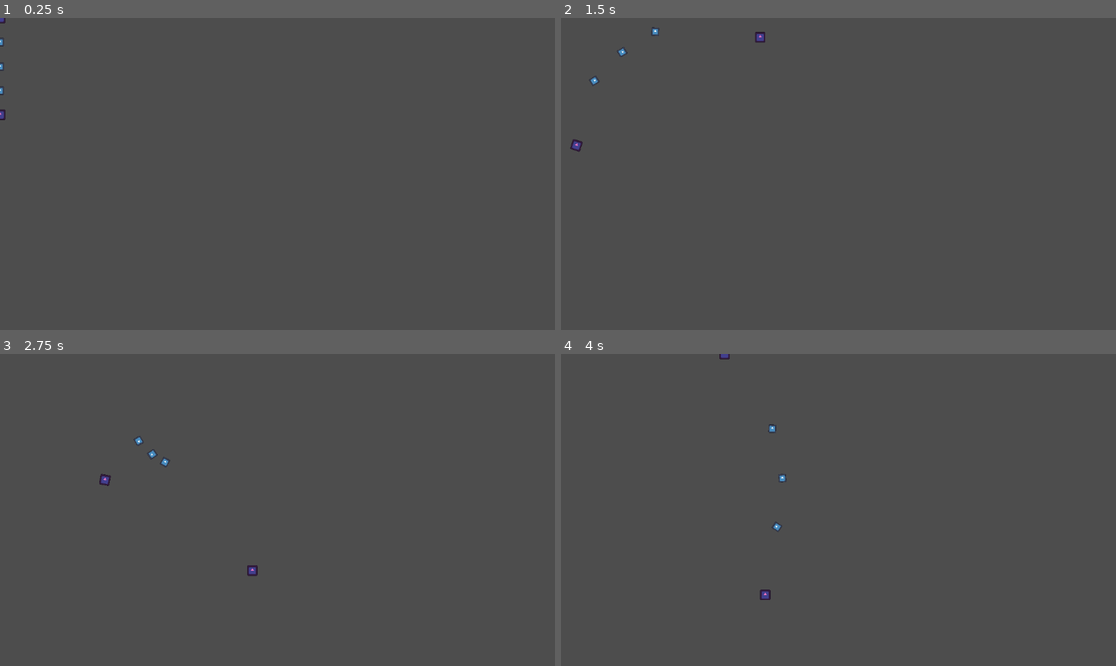
Above: before the commit, frames 1-4 (two rows, left to right).
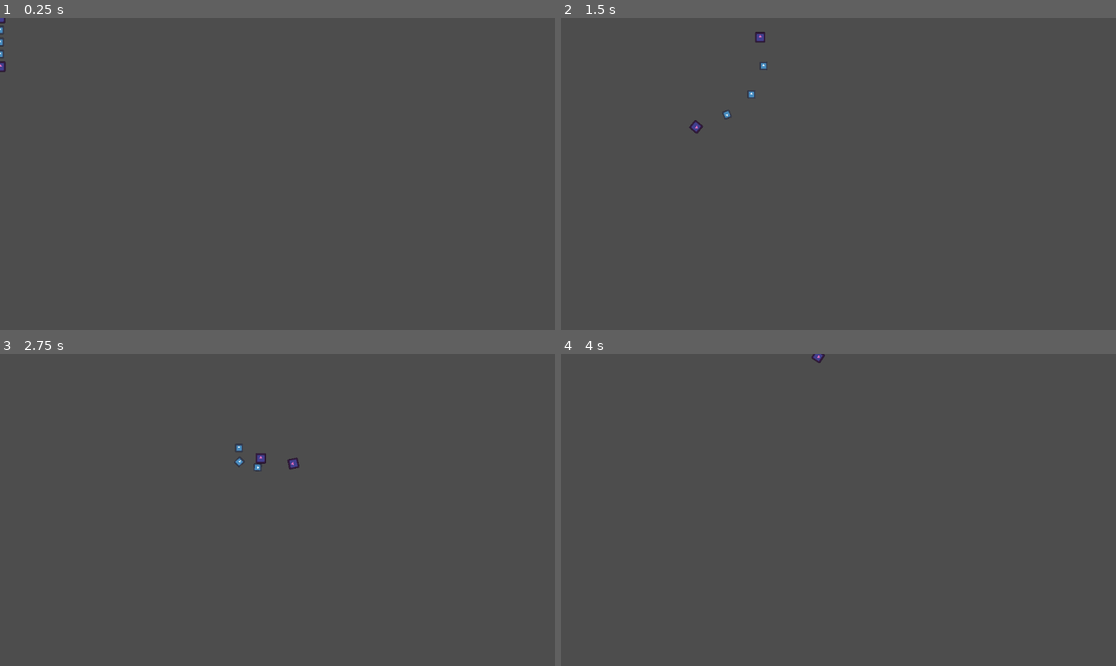
Above: after the commit, the same moments.

Repository: noahwu8888/game-jam-2024-spring
Game: Godot game, scene res://Scenes/main.tscn
Two runs of this game, one before a commit and one after it. Both use one fixed random seed, a clock stepped at 60 frames per second and the inputs below. The engine's default icon, where the game draws it, is replaced by a stand-in: a white triangle on a blue panel in a dark square.
Inputs:
- Up to frame 1 (0.25 s): no input
- Up to frame 2 (1.5 s): tap Enter (ui_accept) at 0.5, 0.77 s; hold D (move_right) 0.53-1.28 s; hold Down (move_down2) 0.53-1.28 s; hold S (move_down) from 1.28 s (still down); tap Left (move_left2) at 1.35 s
- Up to frame 3 (2.75 s): tap Enter (ui_accept) at 1.52 s; release S (move_down) at 2.03 s; hold D (move_right) from 2.03 s (still down); hold Right (move_right2) from 2.03 s (still down)
- Up to frame 4 (4 s): release D (move_right) at 2.78 s; release Right (move_right2) at 2.78 s; hold W (move_up) 2.78-3.53 s; tap Up (move_up2) at 2.85 s; tap Enter (ui_accept) at 3.02, 3.77 s; hold A (move_left) from 3.53 s (still down); hold Down (move_down2) from 3.53 s (still down)

The runs differ from the first frame. In frame 1, 0.1% of the frame differs, in the area x 0-2%, y 2-33%; in frame 2, 0.3%; in frame 3, 0.4%, in the area x 17-54%, y 26-72%; in frame 4, 0.2%.

Commit message:
fixed worm movement

Diff:
--- a/Characters/player.tscn
+++ b/Characters/player.tscn
@@ -1,14 +1,13 @@
-[gd_scene load_steps=7 format=3 uid="uid://bcu48fu3o1erv"]
+[gd_scene load_steps=6 format=3 uid="uid://bcu48fu3o1erv"]
 
 [ext_resource type="Texture2D" uid="uid://dqa218giik488" path="res://icon.svg" id="1_f67gv"]
 [ext_resource type="Script" path="res://Characters/player.gd" id="1_x6322"]
-[ext_resource type="Script" path="res://Characters/segment_lerp.gd" id="3_ejxyd"]
 [ext_resource type="Script" path="res://Characters/player2.gd" id="3_kryqy"]
 
 [sub_resource type="CircleShape2D" id="CircleShape2D_nignx"]
 
 [sub_resource type="RectangleShape2D" id="RectangleShape2D_elgeh"]
-size = Vector2(20, 51)
+size = Vector2(20, 20.5)
 
 [node name="Player" type="CharacterBody2D"]
 script = ExtResource("1_x6322")
@@ -26,81 +25,78 @@
 node_a = NodePath("..")
 node_b = NodePath("Segment 1 Col")
 bias = 0.9
-stiffness = 0.1
+length = 25.0
+stiffness = 64.0
 
-[node name="Segment 1 Col" type="RigidBody2D" parent="Segment 1" node_paths=PackedStringArray("prev_node")]
+[node name="Segment 1 Col" type="RigidBody2D" parent="Segment 1"]
 position = Vector2(0, 50)
 gravity_scale = 0.0
-script = ExtResource("3_ejxyd")
-prev_node = NodePath("../../CollisionShape2D")
 
 [node name="Sprite2D" type="Sprite2D" parent="Segment 1/Segment 1 Col"]
+position = Vector2(0, -25)
 scale = Vector2(0.125, 0.136719)
 texture = ExtResource("1_f67gv")
 
 [node name="CollisionShape2D" type="CollisionShape2D" parent="Segment 1/Segment 1 Col"]
-position = Vector2(0, -17)
+position = Vector2(0, -25)
 shape = SubResource("RectangleShape2D_elgeh")
 
 [node name="Segment 2" type="DampedSpringJoint2D" parent="."]
-position = Vector2(0, 50)
+position = Vector2(0, 25)
 node_a = NodePath("../Segment 1/Segment 1 Col")
 node_b = NodePath("Segment 2 Col")
 bias = 0.9
-stiffness = 0.1
+length = 25.0
+stiffness = 64.0
 
-[node name="Segment 2 Col" type="RigidBody2D" parent="Segment 2" node_paths=PackedStringArray("prev_node")]
-position = Vector2(0, 51)
+[node name="Segment 2 Col" type="RigidBody2D" parent="Segment 2"]
+position = Vector2(0, 25)
 gravity_scale = 0.0
-script = ExtResource("3_ejxyd")
-prev_node = NodePath("../../Segment 1/Segment 1 Col")
 
 [node name="Sprite2D" type="Sprite2D" parent="Segment 2/Segment 2 Col"]
 scale = Vector2(0.125, 0.136719)
 texture = ExtResource("1_f67gv")
 
 [node name="CollisionShape2D" type="CollisionShape2D" parent="Segment 2/Segment 2 Col"]
-position = Vector2(0, -17)
 shape = SubResource("RectangleShape2D_elgeh")
 
 [node name="Segment 3" type="DampedSpringJoint2D" parent="."]
-position = Vector2(0, 100)
+position = Vector2(0, 50)
 node_a = NodePath("../Segment 2/Segment 2 Col")
 node_b = NodePath("Segment 3 Col")
 bias = 0.9
-stiffness = 0.1
+length = 25.0
+stiffness = 64.0
 
-[node name="Segment 3 Col" type="RigidBody2D" parent="Segment 3" node_paths=PackedStringArray("prev_node")]
-position = Vector2(0, 51)
+[node name="Segment 3 Col" type="RigidBody2D" parent="Segment 3"]
+position = Vector2(0, 25)
 gravity_scale = 0.0
-script = ExtResource("3_ejxyd")
-prev_node = NodePath("../../Segment 2/Segment 2 Col")
 
 [node name="Sprite2D" type="Sprite2D" parent="Segment 3/Segment 3 Col"]
 scale = Vector2(0.125, 0.136719)
 texture = ExtResource("1_f67gv")
 
 [node name="CollisionShape2D" type="CollisionShape2D" parent="Segment 3/Segment 3 Col"]
-position = Vector2(0, -17)
+position = Vector2(0, -1)
 shape = SubResource("RectangleShape2D_elgeh")
 
 [node name="Segment 4" type="DampedSpringJoint2D" parent="."]
-position = Vector2(0, 150)
+position = Vector2(0, 75)
 node_a = NodePath("../Segment 3/Segment 3 Col")
 node_b = NodePath("RigidBody2D")
 bias = 0.9
-stiffness = 0.1
+length = 25.0
+stiffness = 64.0
 
 [node name="RigidBody2D" type="RigidBody2D" parent="Segment 4"]
+position = Vector2(1, 26)
 gravity_scale = 0.0
 script = ExtResource("3_kryqy")
 
 [node name="CollisionShape2D" type="CollisionShape2D" parent="Segment 4/RigidBody2D"]
-position = Vector2(0, 51)
 shape = SubResource("CircleShape2D_nignx")
 
 [node name="Sprite2D" type="Sprite2D" parent="Segment 4/RigidBody2D"]
 modulate = Color(0.933333, 0.45098, 0.745098, 1)
-position = Vector2(0.25, 51)
 scale = Vector2(0.167969, 0.171875)
 texture = ExtResource("1_f67gv")
--- a/Characters/player2.gd
+++ b/Characters/player2.gd
@@ -1,14 +1,14 @@
 extends RigidBody2D
 
 # Player speed and dash settings
-@export var max_speed: float = 200.0  # Maximum speed of the player
+@export var max_speed: float = 500.0  # Maximum speed of the player
 @export var dash_speed: float = 1000.0  # Initial speed of the dash
 @export var dash_control: float = 10.0
 
 # Drag and acceleration settings
 @export var dash_drag: float = 20.0  # How quickly the player slows down from a dash
-@export var stop_drag: float = 10.0  # How quickly the player stops when no input is given
-@export var max_acceleration: float = 1000.0  # Maximum rate of acceleration
+@export var stop_drag: float = 2.0  # How quickly the player stops when no input is given
+@export var max_acceleration: float = 3000.0  # Maximum rate of acceleration
 
 # Internal variables for movement and dashing
 var is_dashing: bool = false
@@ -27,7 +27,17 @@
 
 	# Calculate acceleration vector needed to move towards target velocity
 	var velocity_change = target_velocity - linear_velocity
-	var acceleration_vector = velocity_change.clamp(Vector2.ZERO, target_velocity.normalized() * max_acceleration * delta)
+	var acceleration_vector = Vector2.ZERO  # Initialize acceleration vector
+
+	# Check if the magnitude of the velocity change is greater than the allowed maximum acceleration
+	if velocity_change.length() > max_acceleration * delta:
+		# If it is greater, limit the acceleration to the maximum allowed, preserving the direction
+		acceleration_vector = velocity_change.normalized() * max_acceleration * delta
+	else:
+		# Otherwise, use the velocity change as is
+		acceleration_vector = velocity_change
+
+
 
 	# Apply acceleration to linear velocity
 	linear_velocity += acceleration_vector
